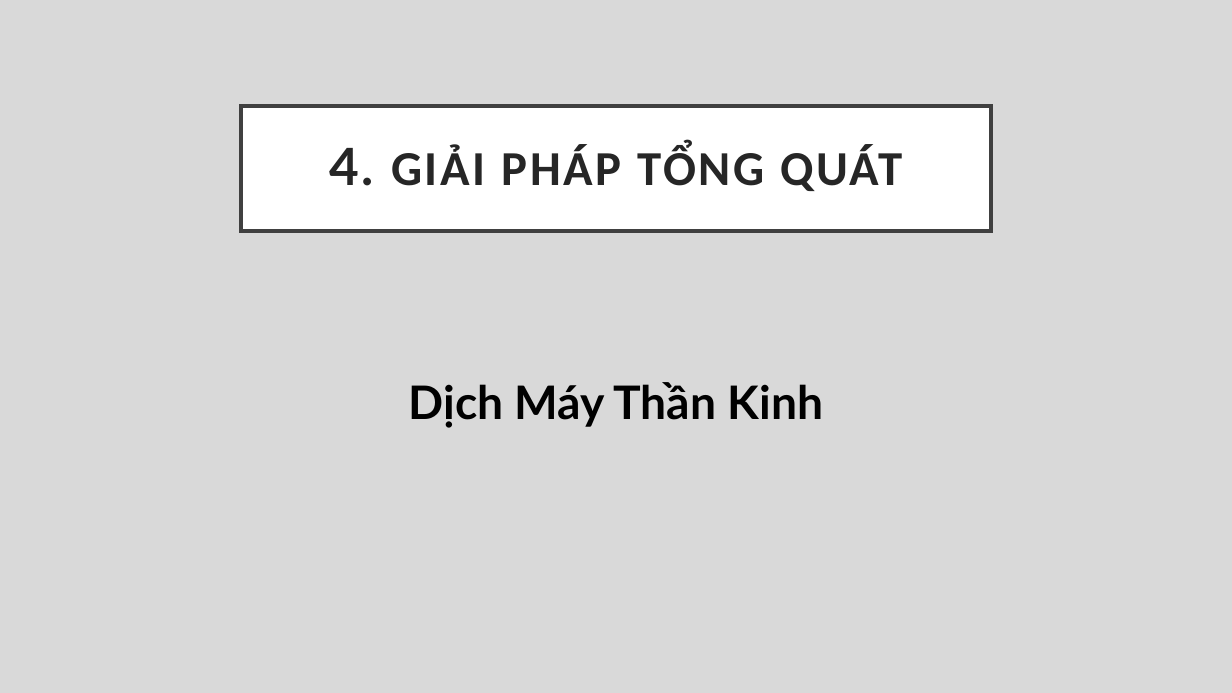
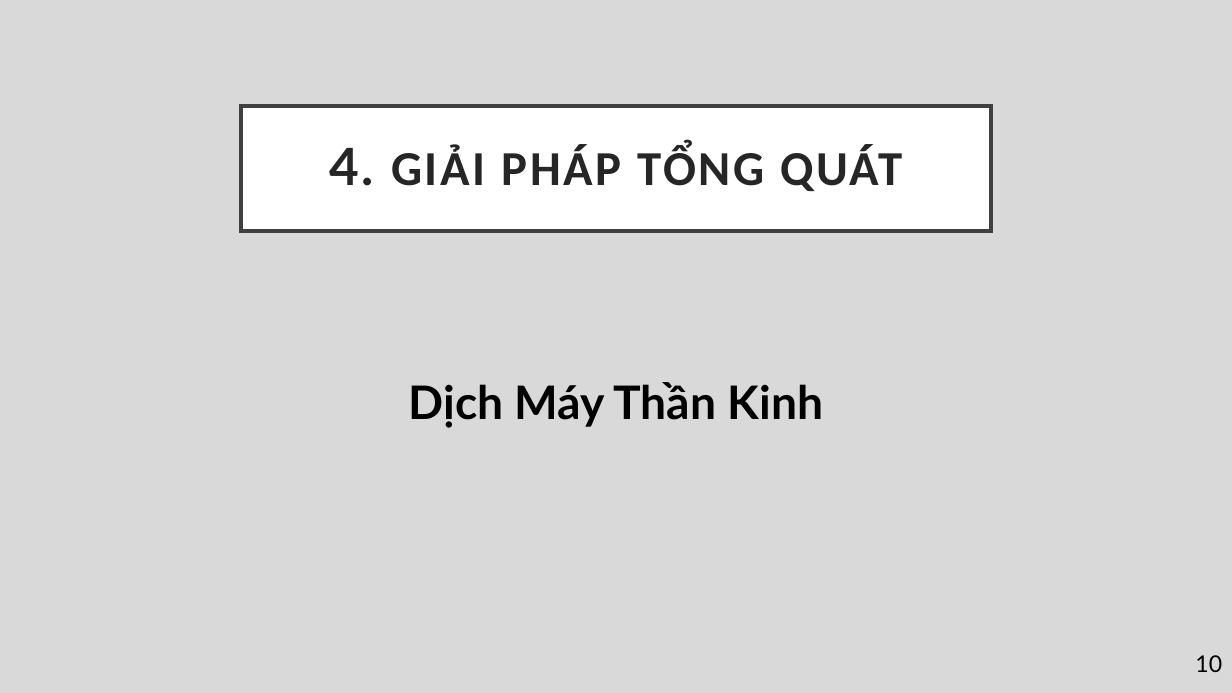
Before and after one commit to nmtri1912/kltn, a slide deck: slide 10 of Tài liệu/Presentation.pptx. Drawn at 1232x693 pixels with LibreOffice and Linux fonts; fonts in the diff are those of the drawing. Boxes give left, top, right and bottom in pixels: in the first picture for what was removed or moved away, otherwise in the second. Text is boxed around its words. In the diff, an @@ line names an element or a change of style, - is before the commit and + after.

```diff
--- a/Tài liệu/Presentation.pptx
+++ b/Tài liệu/Presentation.pptx
@@ text added at [1195, 655, 1222, 672], 18 pt, text #000000 @@
+10
```
Also in this commit, not shown: 13 other slides changed, 2 slides added, 2 slides removed.
